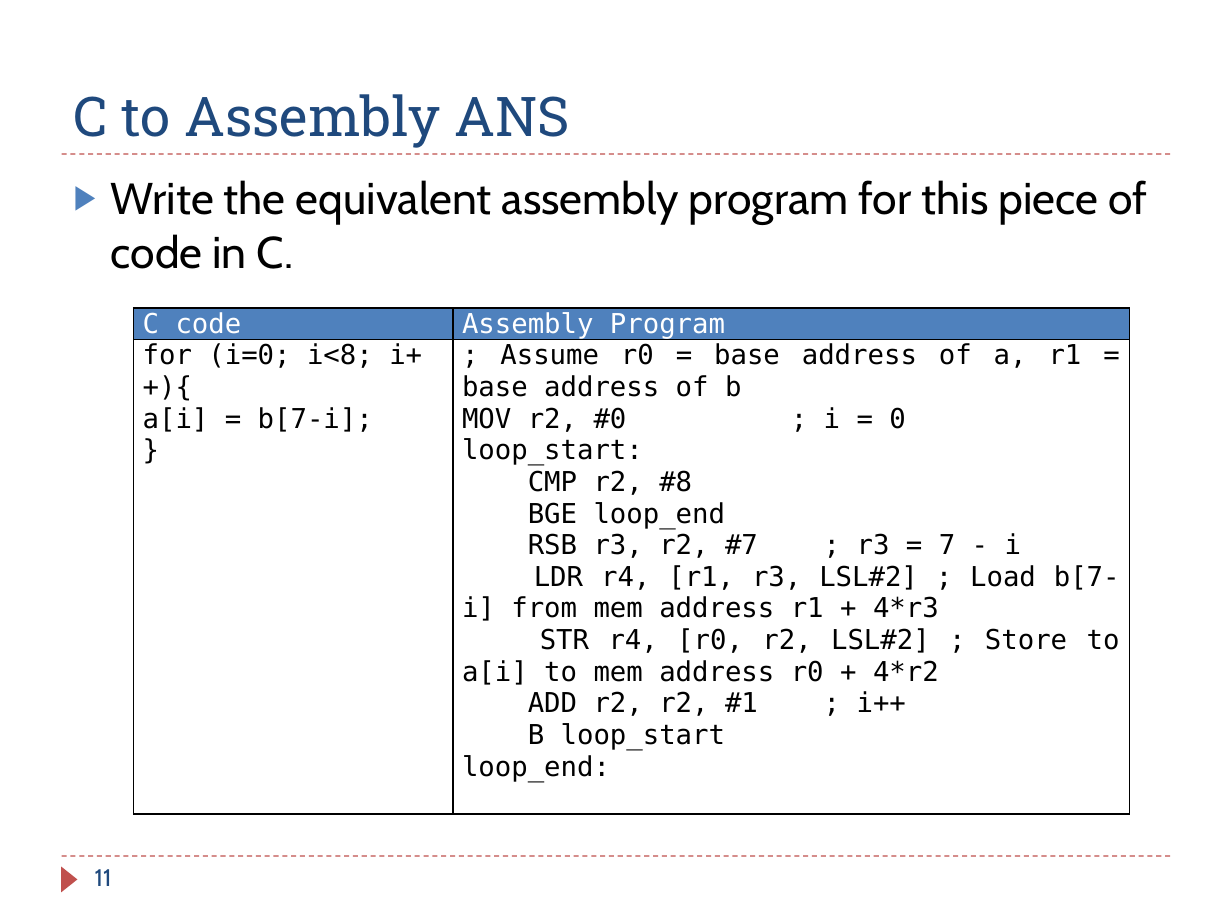
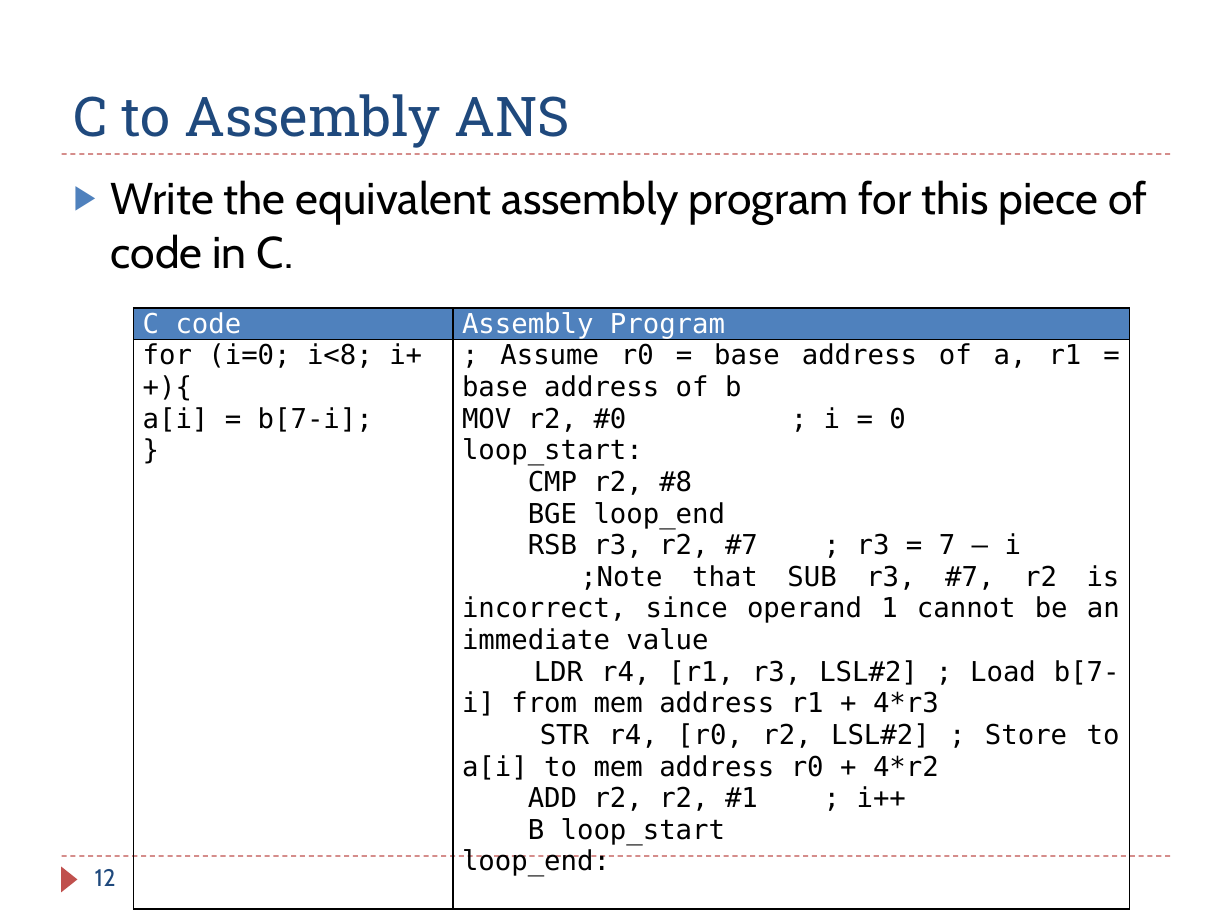
Before and after one commit to guhofstra/CSC111Fa25, a slide deck: slide 12 of PPTs/Ch6_ARM_Control_Flow_Exercises_ANS.pptx (slide 11 before the commit). Drawn at 1232x924 pixels with LibreOffice and Linux fonts; fonts in the diff are those of the drawing. Boxes give left, top, right and bottom in pixels: in the first picture for what was removed or moved away, otherwise in the second. Text is boxed around its words. In the diff, an @@ line names an element or a change of style, - is before the commit and + after.

```diff
--- a/PPTs/Ch6_ARM_Control_Flow_Exercises_ANS.pptx
+++ b/PPTs/Ch6_ARM_Control_Flow_Exercises_ANS.pptx
@@ table at (133,308,1129,924) @@
-row 2, column 2: ; Assume r0 = base address of a, r1 = base address of b / MOV r2, #0 ; i = 0 / loop_start: / CMP r2, #8 / BGE loop_end / RSB r3, r2, #7 ; r3 = 7 - i / LDR r4, [r1, r3, LSL#2] ; Load b[7-i] from mem address r1 + 4*r3 / STR r4, [r0, r2, LSL#2] ; Store to a[i] to mem address r0 + 4*r2 / ADD r2, r2, #1 ; i++ / B loop_start / loop_end:
+row 2, column 2: ; Assume r0 = base address of a, r1 = base address of b / MOV r2, #0 ; i = 0 / loop_start: / CMP r2, #8 / BGE loop_end / RSB r3, r2, #7 ; r3 = 7 – i / ;Note that SUB r3, #7, r2 is incorrect, since operand 1 cannot be an immediate value / LDR r4, [r1, r3, LSL#2] ; Load b[7-i] from mem address r1 + 4*r3 / STR r4, [r0, r2, LSL#2] ; Store to a[i] to mem address r0 + 4*r2 / ADD r2, r2, #1 ; i++ / B loop_start / loop_end:
@@ page number at (95,869,116,886): text changed @@
-11
+12
```
Also in this commit, not shown: 9 other slides changed, 4 slides added, 2 slides removed, 1 other file.
